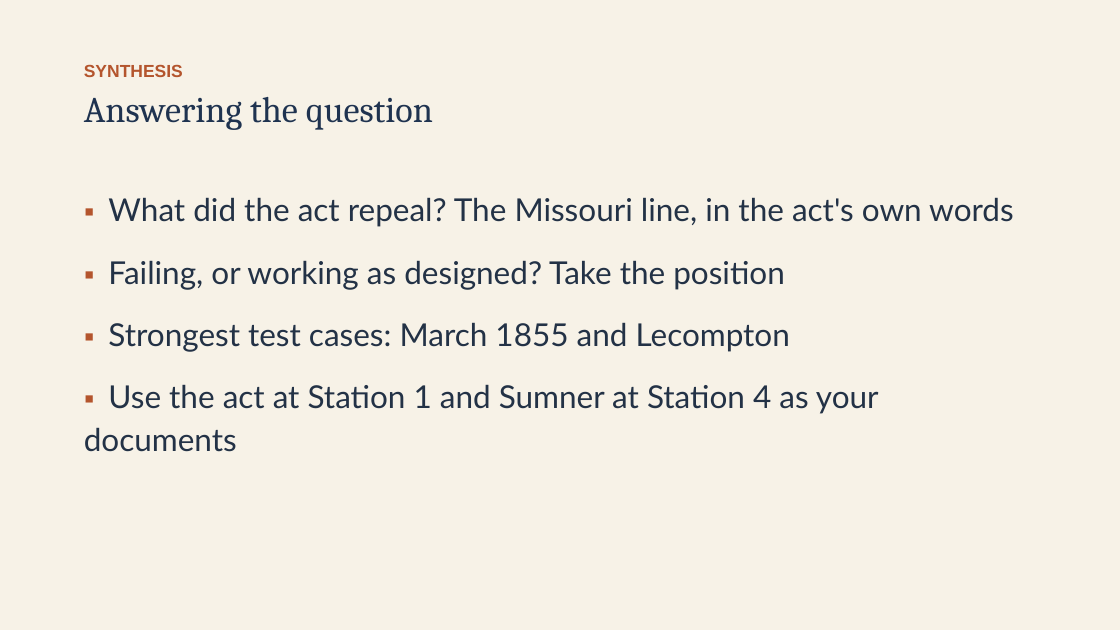
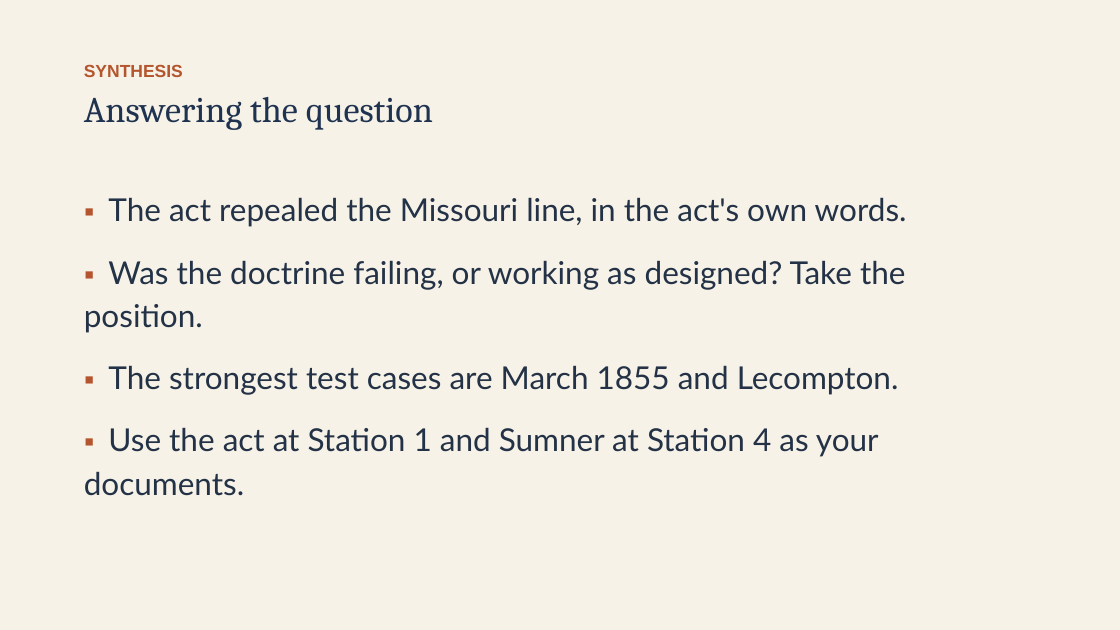
Before and after one commit to ab17gthb/humanities-curriculum-group, a slide deck: slide 27 of sectional-crisis/lesson-03/lesson-03-slides.pptx. Drawn at 1120x630 pixels with LibreOffice and Linux fonts; fonts in the diff are those of the drawing. Boxes give left, top, right and bottom in pixels: in the first picture for what was removed or moved away, otherwise in the second. Text is boxed around its words. In the diff, an @@ line names an element or a change of style, - is before the commit and + after.

```diff
--- a/sectional-crisis/lesson-03/lesson-03-slides.pptx
+++ b/sectional-crisis/lesson-03/lesson-03-slides.pptx
@@ text at box(84, 197, 907, 496): text changed @@
-▪ What did the act repeal? The Missouri line, in the act's own words
-▪ Failing, or working as designed? Take the position
-▪ Strongest test cases: March 1855 and Lecompton
-▪ Use the act at Station 1 and Sumner at Station 4 as your documents
+▪ The act repealed the Missouri line, in the act's own words.
+▪ Was the doctrine failing, or working as designed? Take the position.
+▪ The strongest test cases are March 1855 and Lecompton.
+▪ Use the act at Station 1 and Sumner at Station 4 as your documents.
```
Also in this commit, not shown: 12 other slides changed, 6 other files.
